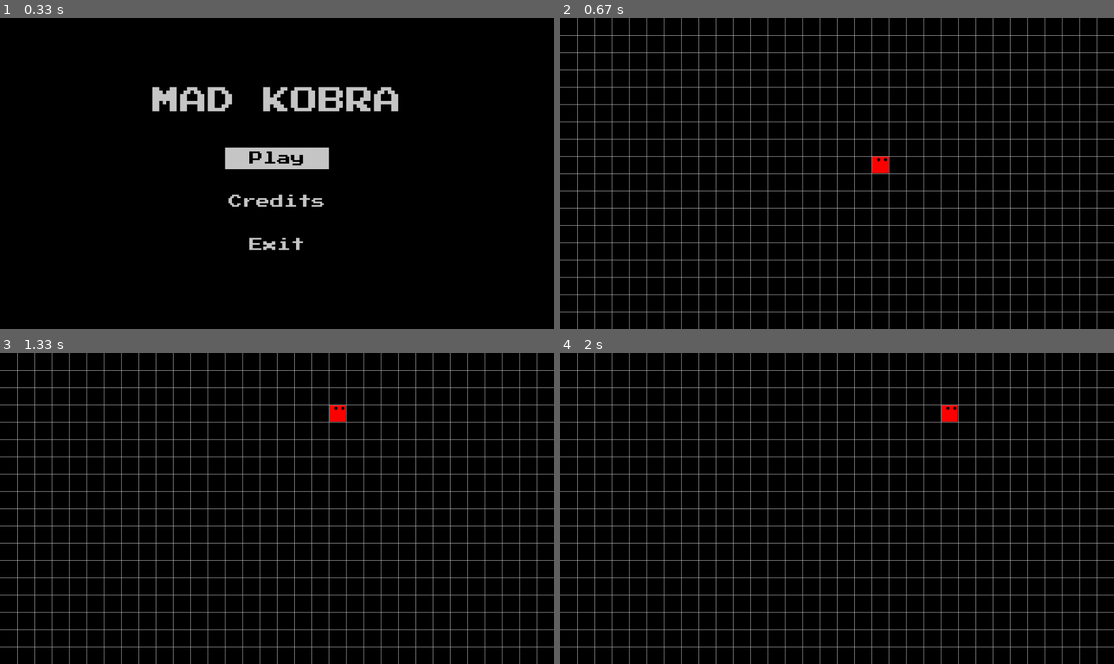
Above: before the commit, frames 1-4 (two rows, left to right).
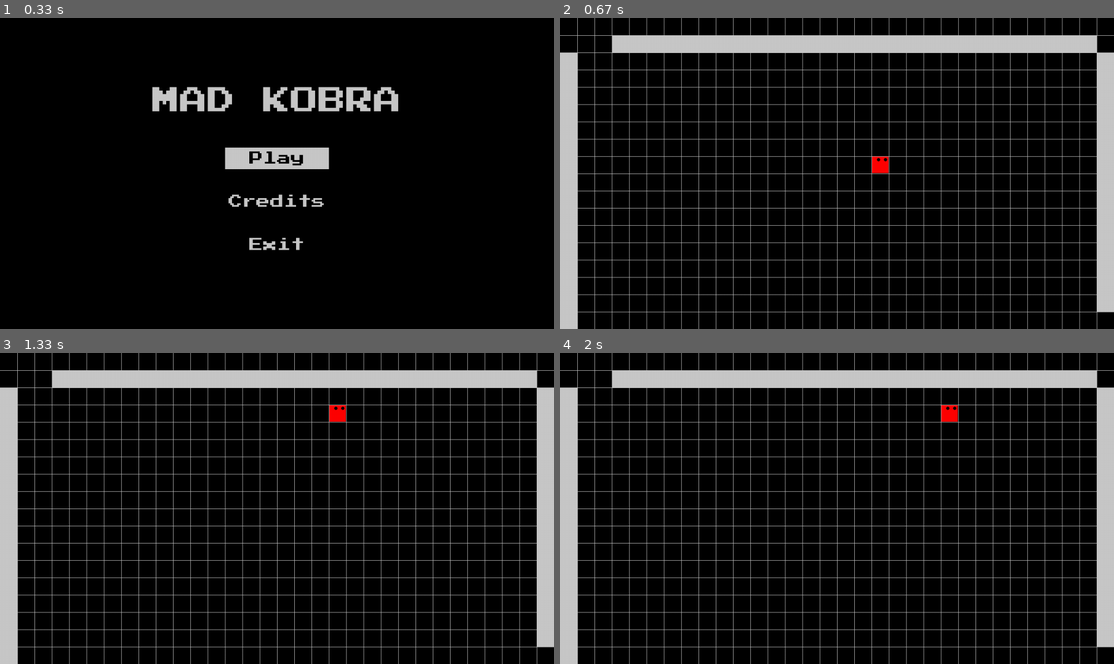
Above: after the commit, the same moments.

Repository: LUDUSLab/stem-games
Game: pygame game, started from Snake3Equipe2/main.py
Same seed, same stepped clock (60 frames per second), same inputs: the game is played once before the commit and once after it.
Inputs:
- Up to frame 1 (0.33 s): no input
- Up to frame 2 (0.67 s): tap Enter at 0.33 s
- Up to frame 3 (1.33 s): hold W 0.67-1.13 s; hold D from 1.17 s (still down)
- Up to frame 4 (2 s): release D at 1.63 s; hold A from 1.67 s (still down)

Frame 1 is identical in both runs. In frame 2, 10% of the frame differs, in the area x 0-100%, y 5-100%; in frame 3, 10%; in frame 4, 10%.

Commit message:
improvements on code

Diff:
--- a/Snake3Equipe2/arena.py
+++ b/Snake3Equipe2/arena.py
@@ -11,7 +11,7 @@
         self.size = size
         self.grid = grid
         self.snake = snake.SnakePlayer((255, 0, 0), (15, 8))
-        # self.wall = wall.Wall((40, 40))
+        self.wall = wall.Wall()
 
     def collision_with_snake(self):
         if self.snake.head.pos[0] == -1 or self.snake.head.pos[0] == self.columns or self.snake.head.pos[1] == -1 \
@@ -33,5 +33,5 @@
     def redraw_window(self, surface):
         surface.fill((0, 0, 0))
         self.snake.draw(self.size[0] // self.columns, surface)
-        # self.wall.draw_wall(self._wall, surface)
+        self.wall.draw_wall(surface)
         self.draw_grid(32, 18, surface)
--- a/Snake3Equipe2/game.py
+++ b/Snake3Equipe2/game.py
@@ -18,7 +18,6 @@
     def display_all(self):
         self.clock.tick(self.framerate)
         self.display_surface()
-        # self._wall.draw()
         self.snake.move()
         self.snake.collision_with_herself()
         self.arena.collision_with_snake()
--- a/Snake3Equipe2/wall.py
+++ b/Snake3Equipe2/wall.py
@@ -1,31 +1,24 @@
 import pygame
-import arena
 
 
 class Wall(object):
-    def __init__(self, size: tuple = (40, 40), color: tuple = (200, 200, 200)):
-        self.size = size
+    def __init__(self, color: tuple = (200, 200, 200)):
+        self.size = (40, 40)
         self.color = color
-        self._wall = pygame.Surface(self.size)
-        self._wall.fill(self.color)
 
     def draw_wall(self, surface):
-        surface.blit(self._wall, (0, 40))
-        surface.blit(self._wall, (0, 680))
-        surface.blit(self._wall, (1240, 40))
-        surface.blit(self._wall, (1240, 680))
         for i in range(120, 1240, 40):
-            surface.blit(self._wall, (i, 40))
-            surface.blit(self._wall, (i, 680))
+            pygame.draw.rect(surface, self.color, (i, 40) + self.size)
+            pygame.draw.rect(surface, self.color, (0, 680) + self.size)
 
         for i in range(80, 680, 40):
-            surface.blit(self._wall, (0, i))
-            surface.blit(self._wall, (1240, i))
+            pygame.draw.rect(surface, self.color, (0, i) + self.size)
+            pygame.draw.rect(surface, self.color, (1240, i) + self.size)
 
 
 class Obstacles(Wall):
     def init(self):
         super(Obstacles, self).__init__()
 
-    def draw_obstacles(self, surface):
-        surface.blit(self._wall, (240, 240))
+    # def draw_obstacles(self, surface):
+        # surface.blit(self._wall, (240, 240))
